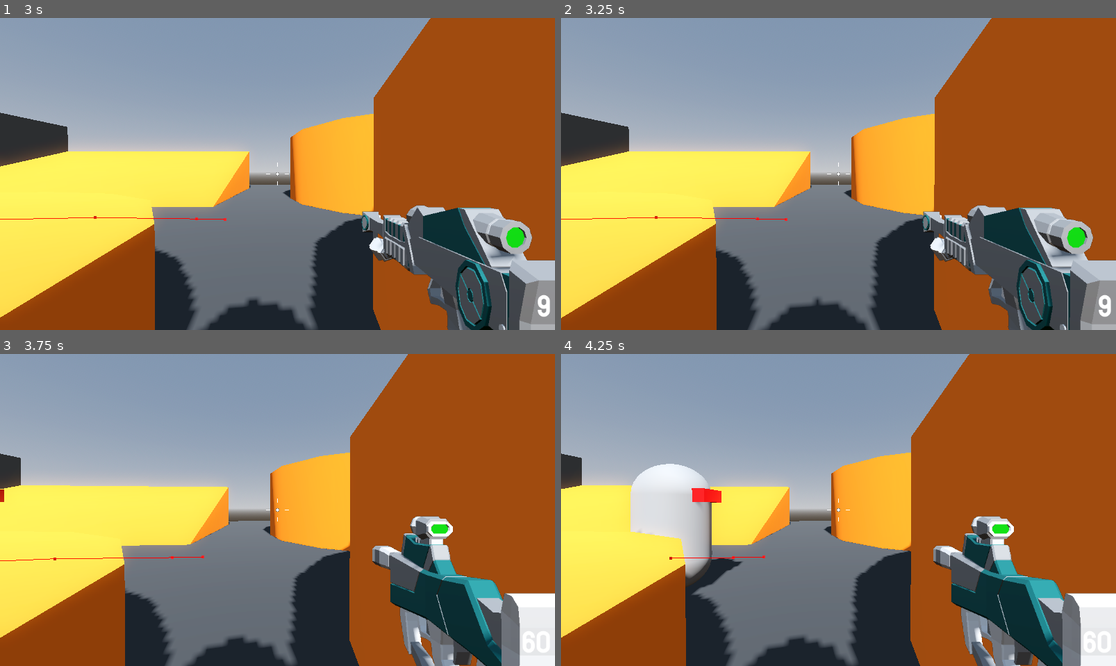
Above: before the commit, frames 1-4 (two rows, left to right).
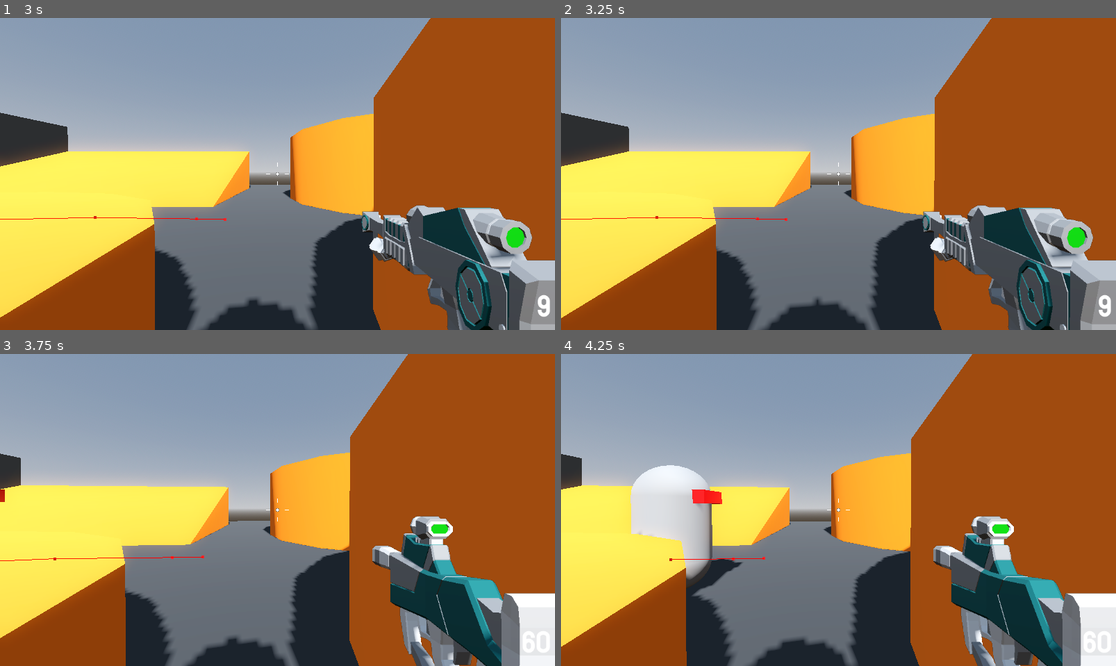
Above: after the commit, the same moments.

Repository: niamh-d/godot-3d-fps
Game: Godot game, scene res://Levels/sandbox.tscn
The game is run twice, just before and just after one commit, with the same random seed, the same clock (stepped at 60 frames per second) and the same inputs.
Inputs (mouse positions are in pixels of both pictures, inside the frame that each line leads up to):
- Up to frame 1 (3 s): tap Enter at 0.5 s; move the mouse to (305, 174) at 0.52 s; press the mouse at (305, 174) at 0.53 s; hold W (move_forward) from 0.53 s (still down); tap Space (jump) at 0.77, 1.52 s; move the mouse to (249, 174) at 1.27 s; release the mouse at (249, 174) at 1.28 s; tap Mouse wheel up (next_weapon) at 1.35 s; move the mouse to (288, 167) at 2.02 s; hold Mouse wheel down (previous_weapon) 2.03-2.78 s; move the mouse to (271, 180) at 2.77 s; tap 1 (weapon_1) at 2.85 s
- Up to frame 2 (3.25 s): keep holding W (move_forward); tap Space (jump) at 3.02 s
- Up to frame 3 (3.75 s): keep holding W (move_forward); move the mouse to (316, 513) at 3.52 s; hold 2 (weapon_2) from 3.53 s (still down)
- Up to frame 4 (4.25 s): keep holding W (move_forward); keep holding 2 (weapon_2); tap Space (jump) at 3.77 s

Frame 1 is identical in both runs. In frame 2, less than 0.1% of the frame differs, in the area x 0-72%, y 14-96%; in frame 3, 0.2%; in frame 4, 1.4%, in the area x 0-90%, y 0-100%.

Commit message:
ammo pickup

Diff:
--- a/Levels/sandbox.tscn
+++ b/Levels/sandbox.tscn
@@ -1,9 +1,10 @@
-[gd_scene load_steps=9 format=3 uid="uid://b5ialeglb8xea"]
+[gd_scene load_steps=10 format=3 uid="uid://b5ialeglb8xea"]
 
 [ext_resource type="Material" uid="uid://crnjq6y0ewktc" path="res://Materials/GrayMaterial.tres" id="1_bsio1"]
 [ext_resource type="PackedScene" uid="uid://hpri5gdawsdq" path="res://Player/player.tscn" id="1_yjku4"]
 [ext_resource type="Material" uid="uid://cu3tmrykbqdo0" path="res://Materials/OrangeMaterial.tres" id="3_djv3r"]
 [ext_resource type="PackedScene" uid="uid://c7kgyn65a6ga4" path="res://Enemy/enemy.tscn" id="4_5fr74"]
+[ext_resource type="PackedScene" uid="uid://s4vu1g520prt" path="res://Pickups/pickup.tscn" id="5_vq52c"]
 
 [sub_resource type="ProceduralSkyMaterial" id="ProceduralSkyMaterial_k7jd5"]
 sky_horizon_color = Color(0.64625, 0.65575, 0.67075, 1)
@@ -314,3 +315,8 @@
 
 [node name="Enemy" parent="." instance=ExtResource("4_5fr74")]
 transform = Transform3D(1, 0, 0, 0, 1, 0, 0, 0, 1, 0, 1, -16)
+
+[node name="Pickups" type="Node3D" parent="."]
+
+[node name="Pickup" parent="Pickups" instance=ExtResource("5_vq52c")]
+transform = Transform3D(1, 0, 0, 0, 1, 0, 0, 0, 1, 0, 2, 13)
--- /dev/null
+++ b/Pickups/pickup.gd
@@ -0,0 +1,11 @@
+extends Area3D
+
+@export var ammo_type: AmmoHandler.ammo_type = AmmoHandler.ammo_type.BULLET
+@export var amount := 20
+
+
+func _on_body_entered(body: Node3D) -> void:
+	if body is Player:
+		SignalManager.ammo_collected.emit(ammo_type, amount)
+		print("pickup!")
+		queue_free()
--- /dev/null
+++ b/Pickups/pickup.tscn
@@ -0,0 +1,22 @@
+[gd_scene load_steps=4 format=3 uid="uid://s4vu1g520prt"]
+
+[ext_resource type="Script" path="res://Pickups/pickup.gd" id="1_1u2dt"]
+
+[sub_resource type="BoxMesh" id="BoxMesh_bj64f"]
+size = Vector3(0.5, 0.5, 0.5)
+
+[sub_resource type="SphereShape3D" id="SphereShape3D_rq1hn"]
+radius = 1.0
+
+[node name="Pickup" type="Area3D"]
+script = ExtResource("1_1u2dt")
+
+[node name="AmmoMesh" type="MeshInstance3D" parent="."]
+transform = Transform3D(0.707107, -0.707107, 0, 0.5, 0.5, -0.707107, 0.5, 0.5, 0.707107, 0, 0, 0)
+mesh = SubResource("BoxMesh_bj64f")
+
+[node name="CollisionShape3D" type="CollisionShape3D" parent="."]
+transform = Transform3D(0.707107, -0.707107, 0, 0.5, 0.5, -0.707107, 0.5, 0.5, 0.707107, 0, 0, 0)
+shape = SubResource("SphereShape3D_rq1hn")
+
+[connection signal="body_entered" from="." to="." method="_on_body_entered"]
--- a/Player/ammo_handler.gd
+++ b/Player/ammo_handler.gd
@@ -16,23 +16,35 @@
 
 func _ready() -> void:
 	SignalManager.weapon_updated.connect(on_weapon_updated)
-	on_weapon_updated()
+	SignalManager.ammo_collected.connect(on_ammo_collected)
+	update_ammo_label()
 
 func has_ammo(type: ammo_type) -> bool:
 	return get_num_bullets(type) > 0
 
 func use_ammo(type: ammo_type) -> void:
 	if has_ammo(type):
-		ammo_storage[type] -= 1
-		update_ammo_label(ammo_storage[type])
+		update_ammo(type, -1)
+		set_ammo_label(get_num_bullets(type))
 
-func update_ammo_label(val: int) -> void:
-	ammo_label.text = str(val)
+func update_ammo_label() -> void:
+	set_ammo_label(
+		get_num_bullets(weapon_handler.get_current_bullet_type())
+		)
 
 func get_num_bullets(type: ammo_type) -> int:
 	return ammo_storage[type]
 
+func set_ammo_label(val: int) -> void:
+	ammo_label.text = str(val)
+
 func on_weapon_updated() -> void:
-	update_ammo_label(
-		get_num_bullets(weapon_handler.get_current_bullet_type())
-		)
+	update_ammo_label()
+
+func update_ammo(type: AmmoHandler.ammo_type, val: int) -> void:
+	ammo_storage[type] += val
+
+func on_ammo_collected(type: AmmoHandler.ammo_type, val: int) -> void:
+	update_ammo(type, val)
+	if type == weapon_handler.get_current_bullet_type():
+		set_ammo_label(get_num_bullets(type))
--- a/Singletons/SignalManager.gd
+++ b/Singletons/SignalManager.gd
@@ -1,3 +1,4 @@
 extends Node
 
 signal weapon_updated
+signal ammo_collected(ammo_type: AmmoHandler.ammo_type, amount: int)
